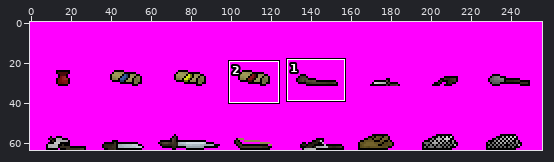
One commit to this sprite sheet: web/img/texItems.png. The first picture is a wide view before the edit; the outline marks the close-up.
Close-up. Earlier state:
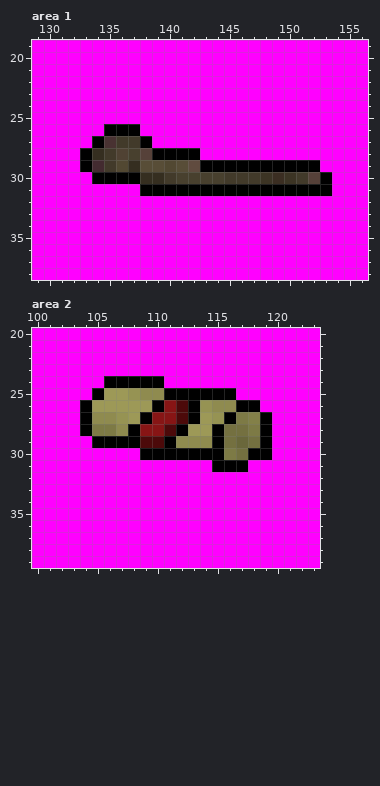
The file is 256x64 pixels. Colours within 5 levels of each other are drawn and written as one. Shown: area 1: x 129..156, y 19..38; area 2: x 100..123, y 20..39. The commit also changed other parts of the picture, which this record leaves out.
New version:
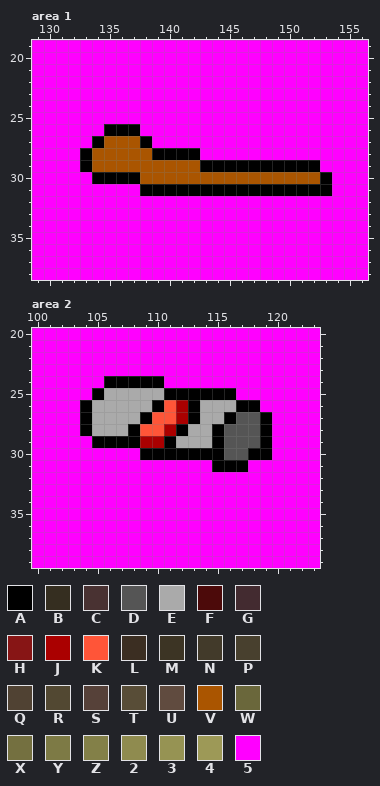
Palette (. is transparent): A #000000  B #352e20  C #493232  D #555555  E #aaaaaa  F #4c0a0a  G #432b30  H #871515  J #aa0000  K #ff5538  L #3b2e22  M #3c3424  N #423a2a  P #48402e  Q #504233  R #524832  S #564139  T #584d37  U #604b3f  V #aa5500  W #6a673b  X #747040  Y #7d7a45  Z #838048  2 #8f8b4f  3 #969353  4 #9d9957  5 #ff00ff
Difference:
Area 1:
y 27: x 135..137 CNN -> VVV
y 28: x 134..138 BNQPS -> VVVVV
y 29: x 134..142 GNRBTTRTU -> VVVVVVVVV
y 30: x 138..152 BBNPPPPNNNMLMNS -> VVVVVVVVVVVVVVV
Area 2:
y 25: x 106..110 44322 -> EEEEE
y 26: x 105..109 44444 -> EEEEE; x 111..112 HF -> KJ; x 114..116 322 -> EEE
y 27: x 105..108 2234 -> EEEE; x 110..112 HHF -> KKJ; x 114..115 43 -> EE; x 117..118 YZ -> DD
y 28: x 105..107 YY2 -> EEE; x 109..111 HHF -> KKJ; x 113..114 44 -> EE; x 116..118 XXY -> DDD
y 29: x 109..110 FF -> JJ; x 112..114 222 -> EEE; x 116..118 XWX -> DDD
y 30: x 116..117 YX -> DD
Changed places in both close-ups, as pixel boxes (x1, y1, x2, y2):
changed: (92, 136, 320, 184)
changed: (92, 388, 260, 460)
